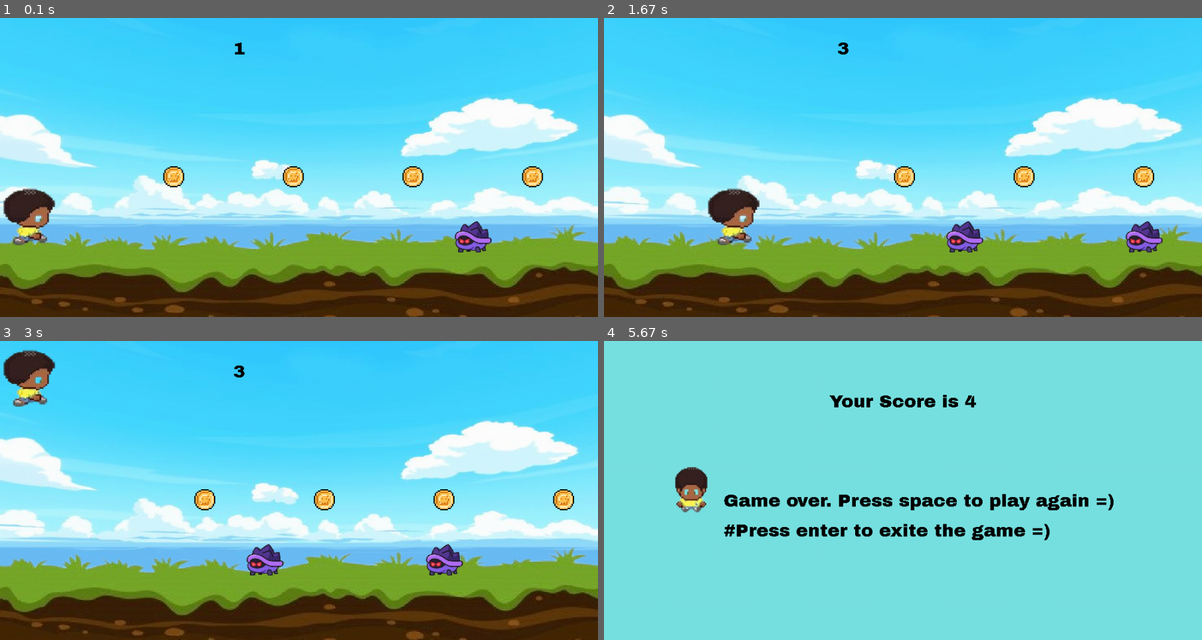
Above: before the commit, frames 1-4 (two rows, left to right).
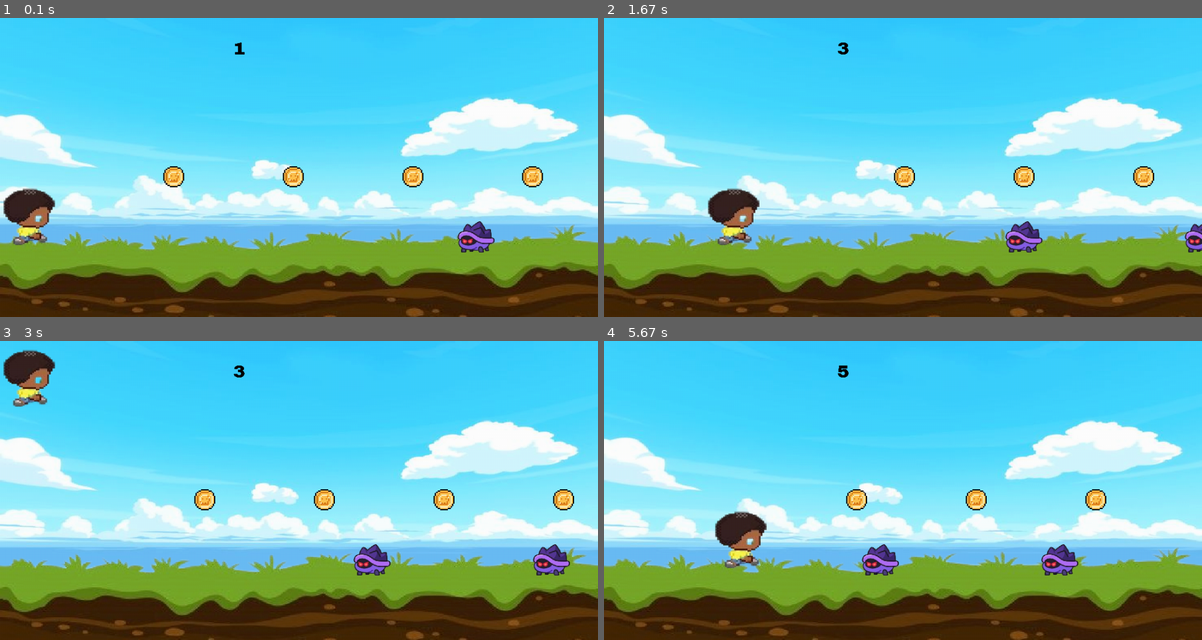
Above: after the commit, the same moments.

Repository: wafaadam548-bot/Pygame_project
Game: pygame game, started from main.py
The game is run twice, just before and just after one commit, with the same random seed, the same clock (stepped at 60 frames per second) and the same inputs.
Inputs:
- Up to frame 1 (0.1 s): no input
- Up to frame 2 (1.67 s): hold Right 0.33-0.8 s; hold Up 0.83-1.13 s; hold Right 1.17-1.63 s
- Up to frame 3 (3 s): hold Left 1.67-2.2 s; hold Left 2.23-2.63 s; hold Up from 2.67 s (still down)
- Up to frame 4 (5.67 s): release Up at 3.03 s; hold Right 3.07-3.7 s; hold Left 3.73-4.2 s; hold Right 4.23-4.7 s; hold Up 4.73-5.03 s; hold Right 5.07-5.53 s; hold Left from 5.57 s (still down)

The runs differ from the first frame. In frame 1, 0.4% of the frame differs, in the area x 76-83%, y 68-79%; in frame 2, 1.6%; in frame 3, 1.9%; in frame 4, 99%, in the area x 0-100%, y 0-100%.

Commit message:
increase the number of coins

Diff:
--- a/main.py
+++ b/main.py
@@ -1,5 +1,6 @@
 import pygame as pg
 from sys import exit
+import random
 pg.init()
 width=1000
 height=500
@@ -8,10 +9,6 @@
     score_image=font.render(f"{score}",False,"Black")
     score_rect=score_image.get_rect(center=(400,50))
     screen.blit(score_image,score_rect)
-
-
-
-
 screen=pg.display.set_mode((width,height))
 pg.display.set_caption("Escape Run  ")#change the name in the caption
 clock=pg.time.Clock()#it's going to help with the frame rate
@@ -37,7 +34,7 @@
 game_end=font.render("#Press enter to exite the game =) ", False,"Black")
 player_gravity=0
 coins_rect=[]
-for i in range(7):
+for i in range(90):
     coin_rect=coins.get_rect(midbottom=(100+ i * 200,300))#the i represent the space betwen each coin
     coins_rect.append(coin_rect)
 enemy_rects=[]
@@ -66,7 +63,7 @@
                     start_time=int(pg.time.get_ticks()/1000)
                     score=0
                     coins_rect=[]
-                    for i in range(7):
+                    for i in range(90):
                         coin_rect=coins.get_rect(midbottom=(100+ i * 200,350))#the i represent the space betwen each coin
                         coins_rect.append(coin_rect)
                     enemy_rects=[]
@@ -99,11 +96,11 @@
         for enemy_rect in enemy_rects[:]:
             screen.blit(enemy_image, enemy_rect)
 
-            enemy_rect.x -= 2
+            enemy_rect.x -= 1
 
             if enemy_rect.right <= 0:
                 enemy_rect.left = 1000
-            enemy_hitbox = enemy_rect.inflate(-60, -30)
+            enemy_hitbox = enemy_rect.inflate(-80, -40)
             if enemy_hitbox.colliderect(player1_rect):#if the player touch the enemy
                 game_active=False
         screen.blit(enemy_image,(enemy_rect))
